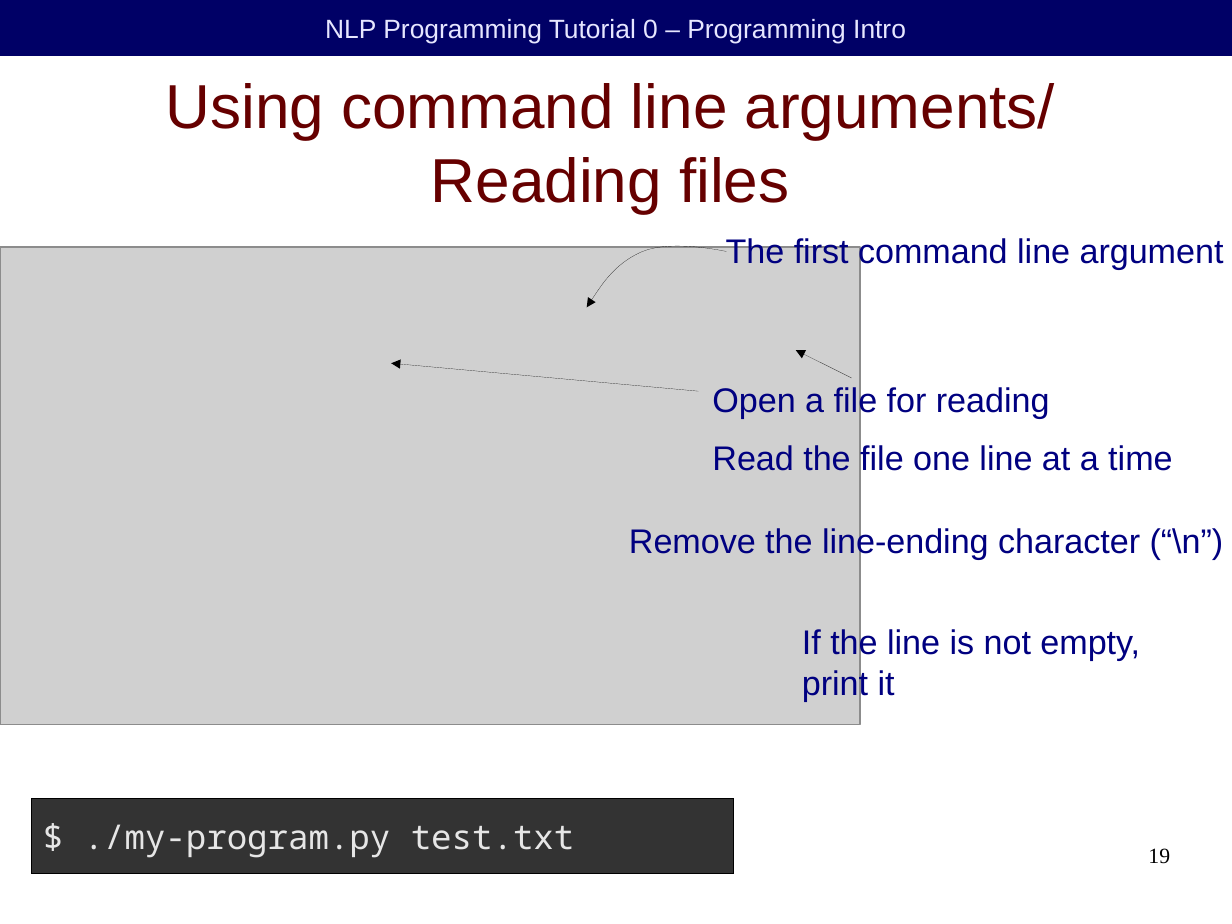
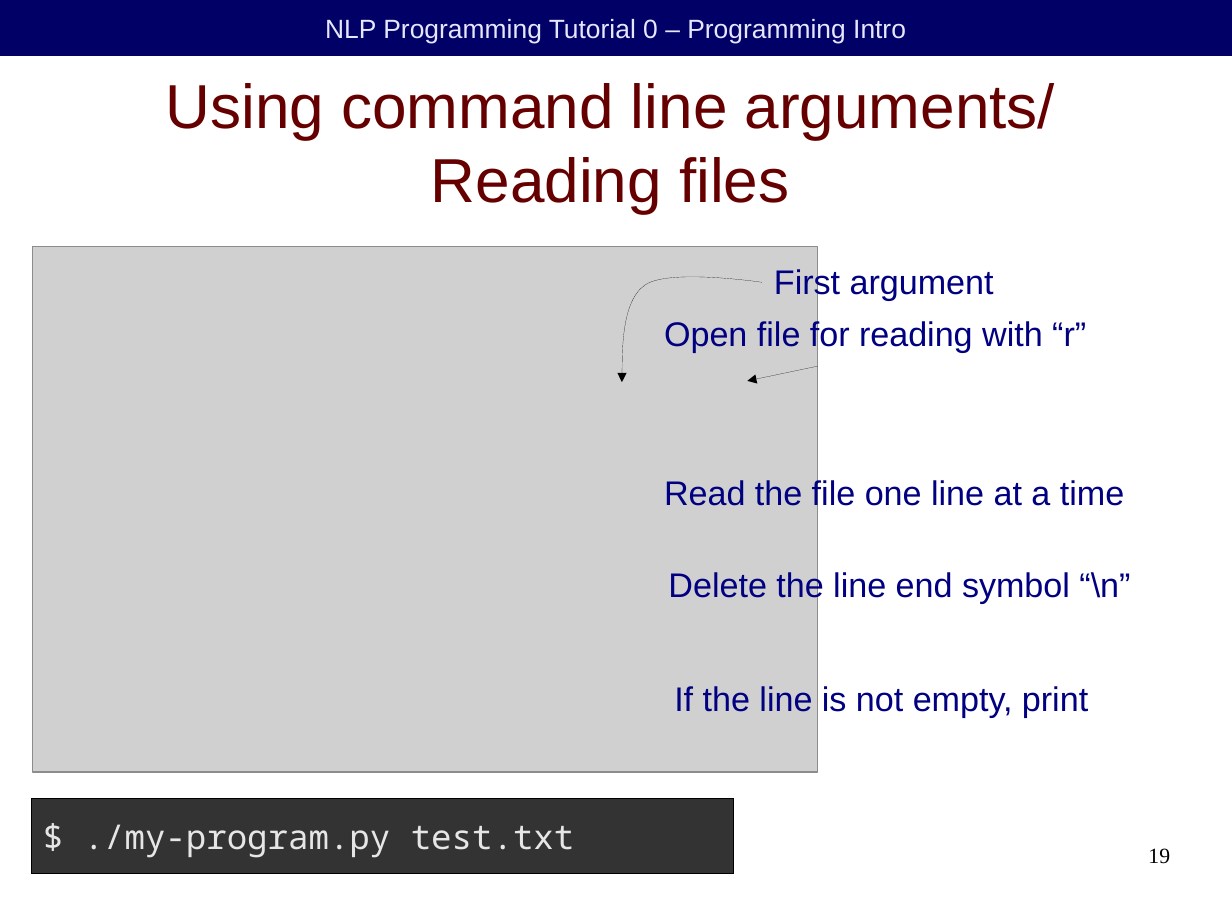
Before and after one commit to duffrind/nlppractice, a slide deck: slide 19 of download/00-intro/nlp-programming-en-00-intro.odp. Drawn at 1232x924 pixels with LibreOffice and Linux fonts; fonts in the diff are those of the drawing; grey boxes stand for pictures; background and template pictures are left out. Boxes give left, top, right and bottom in pixels: in the first picture for what was removed or moved away, otherwise in the second. Text is boxed around its words. In the diff, an @@ line names an element or a change of style, - is before the commit and + after.

Commit message:
Updated the first slides for python 3

```diff
--- a/download/00-intro/nlp-programming-en-00-intro.odp
+++ b/download/00-intro/nlp-programming-en-00-intro.odp
@@ picture: place and size @@
-picture at box(0, 247, 861, 726)
+picture at box(32, 247, 818, 773)
@@ text at box(774, 266, 994, 300): text changed @@
-The first command line argument
+First argument
@@ freeform shape: place and size @@
-freeform shape at box(587, 246, 727, 307)
+freeform shape at box(622, 277, 761, 382)
@@ text at box(664, 319, 1086, 353): text changed @@
-Open a file for reading
+Open file for reading with “r”
@@ arrow removed from (699, 391) to (391, 363) @@
@@ arrow moved from (852, 378) - (796, 350) to (818, 367) - (748, 381) @@
@@ text "Read the file one line ...": place and size @@
-text "Read the file one line ..." at box(712, 442, 1172, 476)
+text "Read the file one line ..." at box(664, 477, 1124, 511)
@@ text at box(668, 570, 1130, 604): text changed @@
-Remove the line-ending character (“\n”)
+Delete the line end symbol “\n”
@@ text at box(674, 686, 1088, 718): text changed @@
-If the line is not empty,
-print it
+If the line is not empty, print
```
Also in this commit, not shown: 16 other slides changed, 16 other files.
